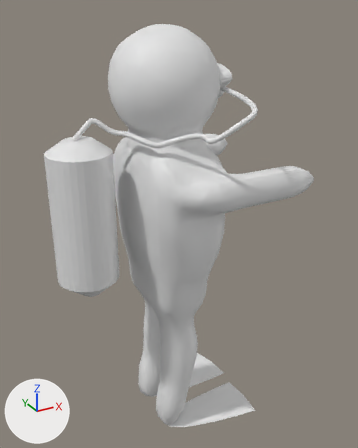
Two versions of the Blender file blender/Diver 2.blend, one commit apart.
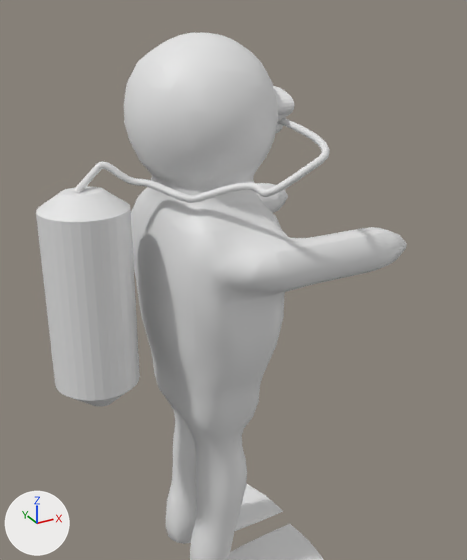
The first picture shows the older version from a camera (50 mm lens) standing at (-7.16, -13.96, 6.11) and looking at (0.57, 0.11, -0.92). The close-ups show both versions on the part from 5% to 100% of the width and 0% to 91% of the height of that picture; other places that the commit changed are outside them. Every picture has the same lights, and +X, +Y and +Z are marked at lower left.
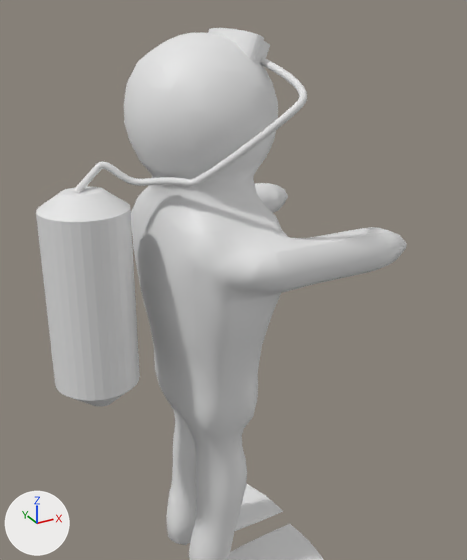
Boxes (x1, y1, x2, y2) around the edits, measured in the close-ups (467 x 560 px; the box of a moved part takes in the faces that stretch with it):
'BezierCurve.001', reshaped (9% narrower, 58% taller)
    before: (74, 118, 330, 203)
    after: (74, 58, 307, 193)
'Cylinder.001', moved, turned
    before: (273, 86, 294, 133)
    after: (208, 28, 270, 67)
part 1 of me_mesh, moved or reshaped
    before: (131, 215, 285, 440)
    after: (131, 215, 281, 440)

What changed in the scene script:
```text
Change me_mesh:
    used by ob_mball_009; location = (0.0, 0.0, 0.0); scale = (0.658, 1.0, 1.0)
    remove me_mesh.from_pydata(...)  # 1838 vertices, 2116 faces; spans x -2.6..6.37, y -2.88..3.1, z -8.9..5.62
    add me_mesh.from_pydata(...)  # 1838 vertices, 2116 faces; spans x -2.6..6.37, y -2.88..3.1, z -8.97..5.62
    me_mesh part 1: 342 of 1838 vertices moved; they spanned x -2.15..2.15, y -2.18..2.16, z -3.8..1.2 and now span x -2.13..2.12, y -2.17..2.14, z -3.79..1.2; mean shift (0.0, 0.0, 0.03); largest move (1.36, 1.9, -1.37) -> (1.17, 1.54, -1.26)
Change cu_beziercurve_001:
    remove _sp.bezier_points.foreach_set('co', [-0.0821, 0.0, 0.0, 0.563, 0.354, 0.398, 1.32, -0.0417, 0.0621, 1.939, -1.309, -0.104, 3.029, -2.388, 0.167, 3.988, -3.022, 0.814, 4.607, -0.496, 1.246])
    remove _sp.bezier_points.foreach_set('handle_left', [-0.582, 0.137, -0.481, 0.443, 0.405, 0.263, 1.001, 0.145, 0.0621, 1.597, -1.088, -0.00737, 3.066, -1.917, 0.397, 3.489, -2.852, 0.474, 4.545, -0.496, 1.246])
    remove _sp.bezier_points.foreach_set('handle_right', [0.0429, -0.0342, 0.12, 0.734, 0.281, 0.591, 1.64, -0.229, 0.0621, 2.111, -1.419, -0.152, 3.01, -2.624, 0.0511, 4.488, -3.192, 1.153, 5.607, -0.496, 1.246])
    remove for _p, _l, _r in zip(_sp.bezier_points, ['ALIGNED', 'ALIGNED', 'ALIGNED', 'ALIGNED', 'ALIGNED', 'ALIGNED', 'ALIGNED'], ['ALIGNED', 'ALIGNED', 'ALIGNED', 'ALIGNED', 'ALIGNED', 'ALIGNED', 'ALIGNED']): _p.handle_left_type = _l; _p.handle_right_type = _r
    _sp: cu_beziercurve_001.splines.new('BEZIER'); _sp.bezier_points.add(6) -> cu_beziercurve_001.splines.new('BEZIER'); _sp.bezier_points.add(5)
    add _sp.bezier_points.foreach_set('co', [-0.0821, 0.0, 0.0, 0.563, 0.354, 0.398, 1.32, -0.0417, 0.0621, 1.939, -1.309, 0.23, 3.836, -2.458, 1.831, 3.986, -0.496, 2.587])
    add _sp.bezier_points.foreach_set('handle_left', [-0.582, 0.137, -0.481, 0.443, 0.405, 0.263, 1.001, 0.145, 0.0621, 1.597, -1.088, 0.326, 3.322, -2.537, 1.482, 3.923, -0.496, 2.587])
    add _sp.bezier_points.foreach_set('handle_right', [0.0429, -0.0342, 0.12, 0.734, 0.281, 0.591, 1.64, -0.229, 0.0621, 2.111, -1.419, 0.181, 4.336, -2.382, 2.17, 4.986, -0.496, 2.587])
    add for _p, _l, _r in zip(_sp.bezier_points, ['ALIGNED', 'ALIGNED', 'ALIGNED', 'ALIGNED', 'ALIGNED', 'ALIGNED'], ['ALIGNED', 'ALIGNED', 'ALIGNED', 'ALIGNED', 'ALIGNED', 'ALIGNED']): _p.handle_left_type = _l; _p.handle_right_type = _r
Change ob_cylinder_001:
    ob_cylinder_001.location: (1.51, 0.0, 4.12) -> (0.77, 0.0, 5.33)
    ob_cylinder_001.rotation_euler: (0.0, 1.571, 0.0) -> (0.0, 0.37, 0.0)  # degrees (0, 90, 0) -> degrees (0, 21, 0)
```
